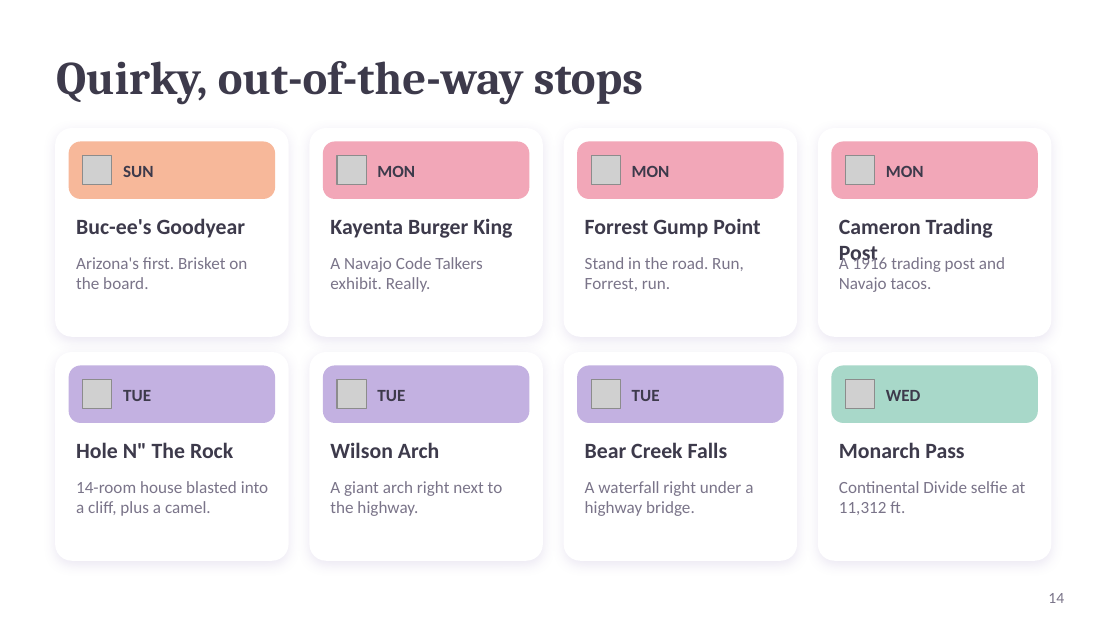
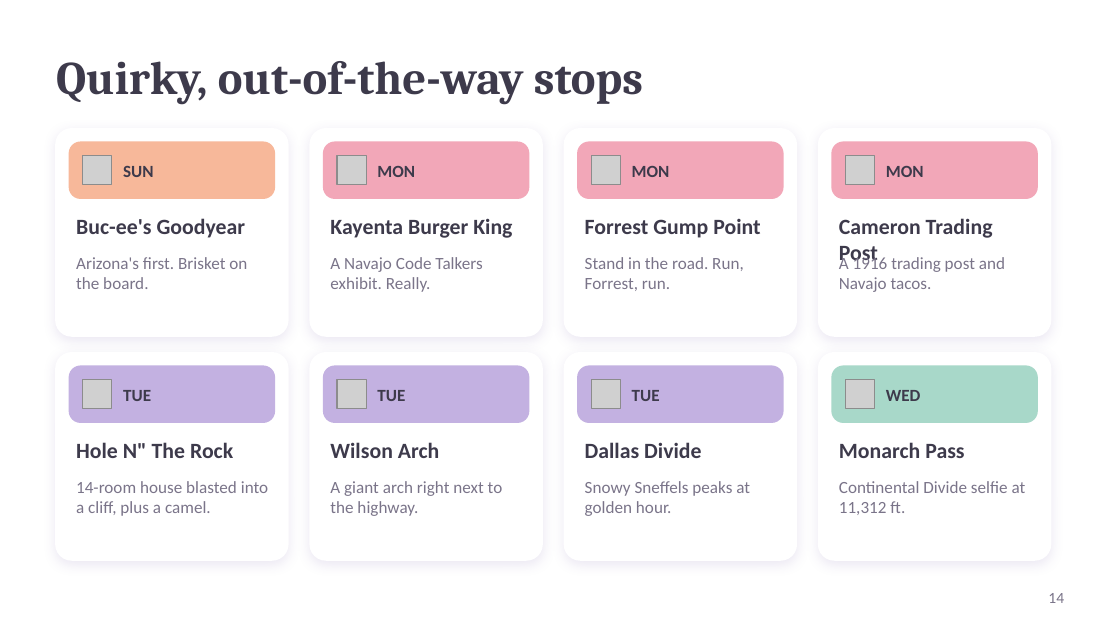
Before and after one commit to kohl-crypto/desert-to-divide, a slide deck: slide 14 of Desert-to-Divide-Tour-Guide.pptx. Drawn at 1120x630 pixels with LibreOffice and Linux fonts; fonts in the diff are those of the drawing; grey boxes stand for pictures. Boxes give left, top, right and bottom in pixels: in the first picture for what was removed or moved away, otherwise in the second. Text is boxed around its words. In the diff, an @@ line names an element or a change of style, - is before the commit and + after.

```diff
--- a/Desert-to-Divide-Tour-Guide.pptx
+++ b/Desert-to-Divide-Tour-Guide.pptx
@@ text at [585, 442, 701, 458]: text changed @@
-Bear Creek Falls
+Dallas Divide
@@ text at [585, 481, 750, 516]: text changed @@
-A waterfall right under a highway bridge.
+Snowy Sneffels peaks at golden hour.
```
Also in this commit, not shown: 13 other slides changed, 4 other files.
